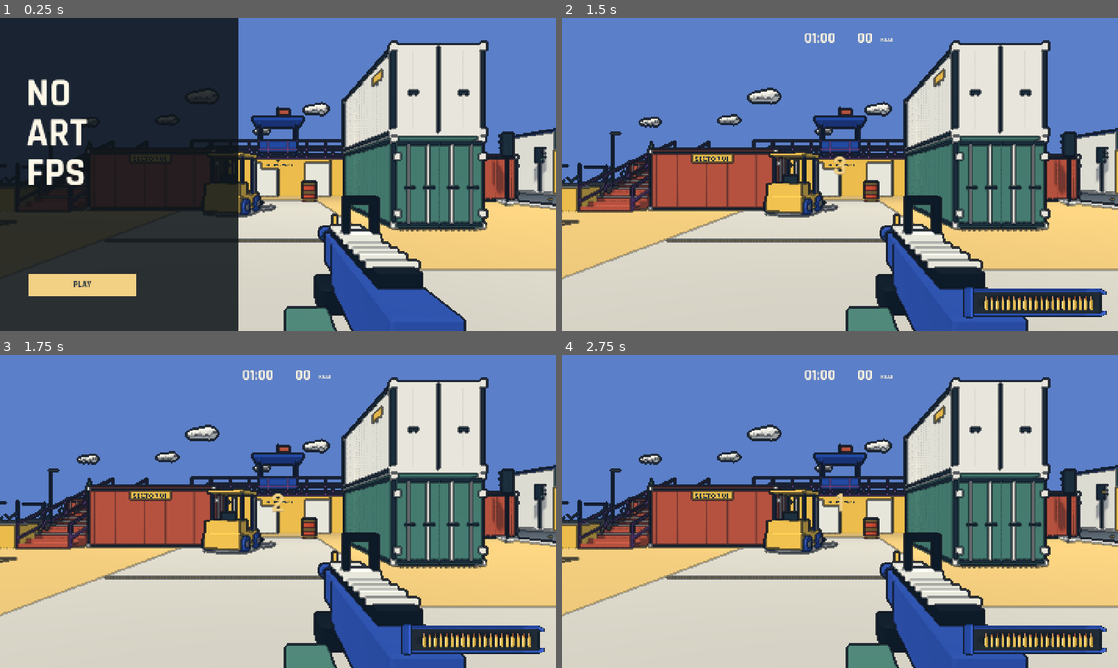
Above: before the commit, frames 1-4 (two rows, left to right).
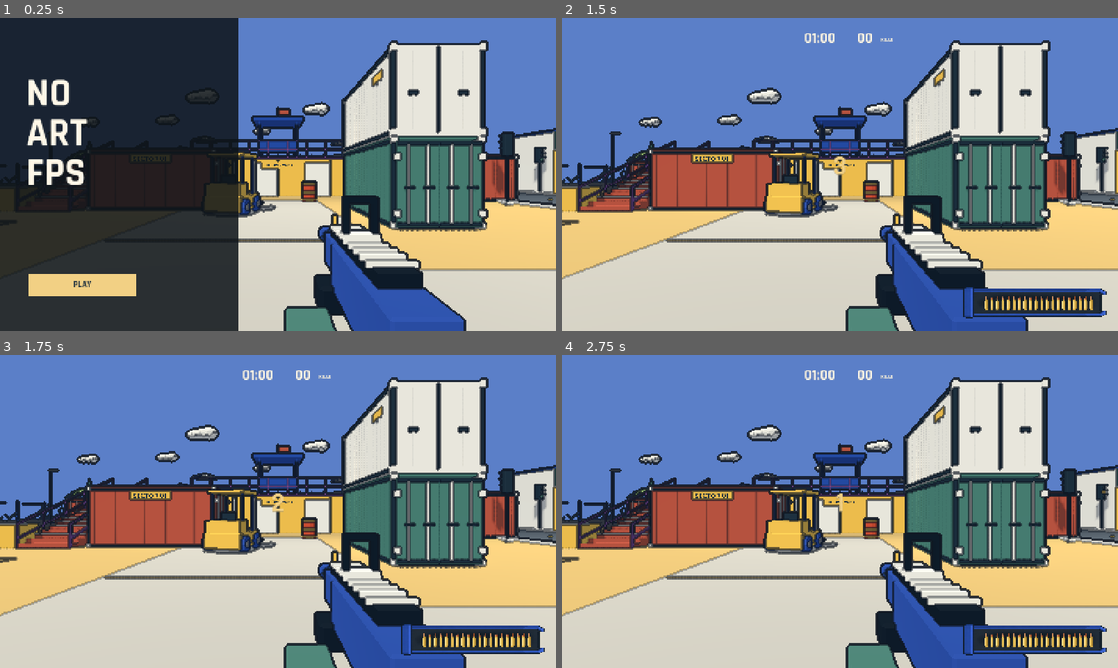
Above: after the commit, the same moments.

Repository: YicongCao/No-Art-FPS
Game: Godot game, scene res://scenes/main.tscn
Two runs of this game, one before a commit and one after it. Both use one fixed random seed, a clock stepped at 60 frames per second and the inputs below. Sound files missing from this copy of the repository are replaced by a short silence.
Inputs (mouse positions are in pixels of both pictures, inside the frame that each line leads up to):
- Up to frame 1 (0.25 s): no input
- Up to frame 2 (1.5 s): click "PLAY" at 0.5 s; tap Enter (restart) at 1.25 s; move the mouse to (867, 174) at 1.27 s; hold W (forward) from 1.28 s (still down); tap Space (jump) at 1.35 s
- Up to frame 3 (1.75 s): keep holding W (forward); tap Space (jump) at 1.52 s
- Up to frame 4 (2.75 s): keep holding W (forward); tap Space (jump) at 1.82, 2.27, 2.3, 2.57 s; tap Enter (restart) at 2 s; move the mouse to (812, 511) at 2.02 s; click (812, 511) at 2.1 s

The runs differ from the first frame. In frame 1, 0.1% of the frame differs, in the area x 42-62%, y 39-44%; in frame 2, 0.3%, in the area x 11-62%, y 37-46%; in frame 3, 0.3%; in frame 4, 0.3%.

Commit message:
Expand upper deck with pool terrace and coconut palms

Diff:
--- a/artifacts/playtest.json
+++ b/artifacts/playtest.json
@@ -1,12 +1,12 @@
 {
-  "baseline_nodes": 973,
+  "baseline_nodes": 2035,
   "duration_game_seconds": 60.0,
-  "frames": 3415,
-  "headshots": 96,
-  "kills": 96,
-  "node_count_at_end": 880,
+  "frames": 3408,
+  "headshots": 86,
+  "kills": 86,
+  "node_count_at_end": 1990,
   "note": "Automated perfect-aim test with scripted repositioning; not human gameplay or long-run validation. Frame intervals include a 60 fps cap.",
   "p95_frame_ms": 16.6666666666667,
   "p99_frame_ms": 16.6666666666667,
-  "shots": 150
+  "shots": 115
 }
--- /dev/null
+++ b/assets/shaders/pool_water.gdshader
@@ -0,0 +1,12 @@
+shader_type spatial;
+render_mode blend_mix, cull_disabled, depth_draw_always;
+
+void fragment() {
+	vec2 ripple_uv = UV * vec2(9.0, 12.0);
+	float ripple = sin(ripple_uv.x * 2.5 + sin(ripple_uv.y * 1.7 + TIME * .6));
+	float glint = smoothstep(.93, .99, ripple) * (.5 + .5 * sin(ripple_uv.y * 2.1 - TIME * .45));
+	ALBEDO = mix(vec3(.08, .62, .68), vec3(.65, .95, .91), glint * .6);
+	ROUGHNESS = .45;
+	SPECULAR = .25;
+	ALPHA = .78;
+}
--- a/scripts/arena.gd
+++ b/scripts/arena.gd
@@ -11,15 +11,18 @@
 var spawn_points: Array[Vector3] = [Vector3(-23,0,-15),Vector3(11,0,-20),Vector3(-23,0,9),Vector3(11,0,10),Vector3(-10,0,21),Vector3(8,0,21),Vector3(26,0,17),Vector3(30,0,3),Vector3(30,0,-10),Vector3(19,0,-18),Vector3(-4,3.1,-11),Vector3(4,3.1,-11)]
 var traffic_lights: Array[Node3D] = []
 var traffic_phase = -1
+var palms: Array[Node3D] = []
+var loungers: Array[Node3D] = []
+var pool: Node3D
 const PALETTE = {"sand":"d5b471", "pavement":"c4bfb2", "net":"668579", "cream":"e5e0d2", "ink":"243440", "red":"b65745", "green":"4d7d70", "purple":"754c87", "blue":"304f9d", "yellow":"e9ba50", "asphalt":"59626a", "timber":"a97c4b", "light":"fff5d3"}
 
 func enemy_zone(point: Vector3) -> String:
-	if point.y>2.5 and point.z<-8 and point.x>-12 and point.x<9:return "deck"
+	if point.y>2.2 and point.z<-8 and point.x>-12 and point.x<9.5:return "deck"
 	if point.x>24 and point.x<36 and point.z>-16 and point.z<9:return "warehouse"
 	return "yard"
 
 func patrol_points(zone: String) -> Array[Vector3]:
-	if zone=="deck":return [Vector3(-4,3.1,-11),Vector3(4,3.1,-11)]
+	if zone=="deck":return [Vector3(-4,3.1,-11),Vector3(-4,3.1,-20),Vector3(6,3.1,-20),Vector3(4,3.1,-11)]
 	return [Vector3(30,0,3),Vector3(30,0,-10)]
 
 func _ready() -> void:
@@ -158,7 +161,7 @@
 	solid(Vector3(-8.8,3,-9.7),Vector3(5.6,.2,2.6),"purple")
 	solid(Vector3(7.1,3,-10),Vector3(2,.2,2),"purple")
 	rail(Vector3(-6.5,3.1,-8.85),Vector3(6.5,3.1,-8.85))
-	rail(Vector3(-6.5,3.1,-13),Vector3(6.5,3.1,-13))
+	pool_terrace()
 	# Blue lookout frame breaks the skyline.
 	for x in [-1.5,1.5]:
 		for z in [-12.5,-10]:solid(Vector3(x,4.55,z),Vector3(.15,3,.15),"blue",false)
@@ -177,6 +180,10 @@
 		solid(p+Vector3(0,1.13,0),Vector3(1.56,.08,1.26),"cream",false)
 	street()
 	warehouse()
+	for p in [Vector3(-22,0,1),Vector3(-22,0,11),Vector3(11,0,21.5),Vector3(33,0,18),Vector3(33,0,-20),Vector3(-23,0,-21)]:
+		var palm = model("palm",p,float(p.x)*.2)
+		palms.append(palm)
+		collider(p+Vector3(0,1.7,0),Vector3(.5,3.4,.5))
 	# Expanded perimeter has no collision walls across the old map boundary.
 	fence(Vector3(-26,0,-24),Vector3(38,0,-24))
 	fence(Vector3(-26,0,24),Vector3(38,0,24))
@@ -212,6 +219,58 @@
 		instance.multimesh = multi
 		if color == "net":instance.cast_shadow = GeometryInstance3D.SHADOW_CASTING_SETTING_OFF
 		add_child(instance)
+
+func pool_terrace() -> void:
+	# Extend the landing into a loop around a shallow pool, keeping both stairs clear.
+	for slab in [
+		[Vector3(-5.5,3,-18),Vector3(7,.2,11)],
+		[Vector3(6.5,3,-18),Vector3(5,.2,11)],
+		[Vector3(1,3,-22.5),Vector3(6,.2,2)],
+		[Vector3(1,3,-13.5),Vector3(6,.2,2)]]:
+		solid(slab[0],slab[1],"cream")
+	for x in [-8.6,8.6]:
+		for z in [-14,-21.6]:solid(Vector3(x,1.5,z),Vector3(.25,3,.25),"blue")
+	rail(Vector3(-9,3.1,-23.5),Vector3(9,3.1,-23.5),"blue")
+	for x in [-9,9]:rail(Vector3(x,3.1,-23.5),Vector3(x,3.1,-12.8),"blue")
+	pool = model("pool",Vector3(1,3.1,-18))
+	# The pool is shallow, has a solid bottom and a ramp under the entry steps.
+	collider(Vector3(1,2.56,-18),Vector3(6,.12,7))
+	for x in [-1.83,3.83]:collider(Vector3(x,2.84,-18),Vector3(.34,.52,7))
+	collider(Vector3(1,2.84,-21.33),Vector3(5.65,.52,.34))
+	for x in [-.93,2.93]:collider(Vector3(x,2.84,-14.67),Vector3(1.79,.52,.34))
+	var ramp = StaticBody3D.new()
+	var shape = CollisionShape3D.new()
+	var convex = ConvexPolygonShape3D.new()
+	var points = PackedVector3Array()
+	for x in [.1,1.9]:
+		points.append(Vector3(x,2.6,-16.2))
+		points.append(Vector3(x,2.6,-14.45))
+		points.append(Vector3(x,3.1,-14.45))
+	convex.points = points
+	shape.shape = convex
+	ramp.add_child(shape)
+	add_child(ramp)
+	var water = MeshInstance3D.new()
+	water.name = "PoolWater"
+	var plane = PlaneMesh.new()
+	plane.size = Vector2(5.25,6.25)
+	water.mesh = plane
+	water.position = Vector3(1,3.015,-18)
+	var shader = ShaderMaterial.new()
+	shader.shader = preload("res://assets/shaders/pool_water.gdshader")
+	water.material_override = shader
+	water.cast_shadow = GeometryInstance3D.SHADOW_CASTING_SETTING_OFF
+	add_child(water)
+	for p in [Vector3(-6.8,3.1,-15.8),Vector3(-6.8,3.1,-19.2),Vector3(7,3.1,-17.4)]:
+		var chair = model("lounger",p,PI/2 if p.x<0 else -PI/2)
+		loungers.append(chair)
+		collider(p+Vector3(0,.4,0),Vector3(2.2,.8,.85))
+	for p in [Vector3(-8,3.1,-17.5),Vector3(8,3.1,-20.5)]:
+		model("parasol",p)
+		collider(p+Vector3(0,1.25,0),Vector3(.12,2.5,.12))
+	for p in [Vector3(-7.2,3.1,-17.5),Vector3(7,3.1,-19.7)]:
+		solid(p+Vector3(0,.38,0),Vector3(.55,.76,.55),"yellow")
+		solid(p+Vector3(0,.79,0),Vector3(.8,.08,.8),"cream")
 
 func bake_navigation() -> void:
 	nav = NavigationRegion3D.new()
@@ -304,7 +363,7 @@
 	# Distribute readable cover without sealing routes to the street.
 	container("red",Vector3(-18,0,-16),true)
 	container("green",Vector3(-18,0,9))
-	container("purple",Vector3(4,0,-20))
+	container("purple",Vector3(-13,0,-21))
 
 func warehouse() -> void:
 	for p in [Vector3(28.5,0,-7),Vector3(29.5,0,-7.7)]:explosive_barrel(p)
--- a/scripts/game.gd
+++ b/scripts/game.gd
@@ -124,6 +124,7 @@
 		if "--movement" in OS.get_cmdline_user_args():test_path = "res://tests/movement_check.gd"
 		if "--magazine" in OS.get_cmdline_user_args():test_path = "res://tests/magazine_check.gd"
 		if "--containers" in OS.get_cmdline_user_args():test_path = "res://tests/container_check.gd"
+		if "--terrace" in OS.get_cmdline_user_args():test_path = "res://tests/terrace_check.gd"
 		var qa = load(test_path).new()
 		qa.game = self
 		add_child(qa)
--- a/tests/expanded_map_check.gd
+++ b/tests/expanded_map_check.gd
@@ -3,6 +3,7 @@
 
 func _ready() -> void:
 	Engine.max_fps = 60
+	game.player.set_process_unhandled_input(false)
 	game.start_run()
 	game.begin_running()
 	game.clear_round()
--- /dev/null
+++ b/tests/terrace_check.gd
@@ -0,0 +1,70 @@
+extends Node
+var game: Node
+
+func _ready() -> void:
+	Engine.max_fps = 60
+	game.player.set_process_unhandled_input(false)
+	game.start_run()
+	game.begin_running()
+	game.clear_round()
+	game.spawn_time = 999
+	game.invulnerable = 999
+	assert(game.arena.palms.size()==6 and game.arena.loungers.size()==3)
+	for target in [Vector3(-4,3.1,-20),Vector3(6,3.1,-20),Vector3(1,3.1,-22.5),Vector3(1,2.62,-18)]:
+		var path = NavigationServer3D.map_get_path(game.arena.nav.get_navigation_map(),Vector3(0,0,10.5),target,true)
+		assert(path.size()>1 and path[-1].distance_to(target)<.7,"Terrace path disconnected: "+str(target))
+	print("TERRACE_NAV_LOOP_POOL_PASS")
+	Input.mouse_mode = Input.MOUSE_MODE_CAPTURED
+	# Walk from the stair landing into the terrace, then down and out of the pool.
+	game.player.position = Vector3(-4,3.15,-11)
+	game.player.rotation.y = 0
+	Input.action_press("forward")
+	await get_tree().create_timer(1.35).timeout
+	Input.action_release("forward")
+	assert(game.player.position.z<-19 and game.player.position.y>2.9,"Landing route must reach terrace")
+	game.player.position = Vector3(1,3.15,-13.5)
+	game.player.velocity = Vector3.ZERO
+	Input.action_press("forward")
+	await get_tree().create_timer(.65).timeout
+	Input.action_release("forward")
+	assert(game.player.position.z<-16 and game.player.position.y<2.8 and game.player.position.y>2.4,"Pool has a walkable shallow bottom")
+	game.player.rotation.y = PI
+	Input.action_press("forward")
+	await get_tree().create_timer(1.1).timeout
+	Input.action_release("forward")
+	print("POOL_EXIT ",game.player.position)
+	assert(game.player.position.z>-14.5 and game.player.position.y>2.95,"Pool ramp must allow exit without jumping")
+	print("TERRACE_WALK_POOL_EXIT_PASS")
+	# A trunk is solid; broad leaves remain above the walking area.
+	var palm = game.arena.palms[0]
+	game.player.position = palm.position+Vector3(0,.05,2)
+	game.player.rotation.y = 0
+	game.player.velocity = Vector3.ZERO
+	Input.action_press("forward")
+	await get_tree().create_timer(.5).timeout
+	Input.action_release("forward")
+	assert(game.player.position.z>palm.position.z+.45,"Palm trunk must stop the player")
+	print("TERRACE_PALM_COLLISION_PASS")
+	game.player.enabled = false
+	game.set_physics_process(false)
+	game.rules.elapsed = 13
+	game.ammo = 16
+	await shot("pool-terrace",Vector3(-6,4.75,-12.9),Vector3(1.5,3.4,-18.5))
+	await shot("pool-loungers",Vector3(3,4.75,-12.5),Vector3(-4.5,3.7,-18.5))
+	await shot("pool-entry",Vector3(1,4.75,-13.7),Vector3(1,3,-18))
+	await shot("palms-yard",Vector3(-15,1.7,17),Vector3(-22,3,4))
+	game.state = "RESULTS"
+	game.clear_round()
+	await get_tree().create_timer(.3).timeout
+	print("TERRACE_CHECK_PASS")
+	get_tree().quit()
+
+func shot(filename: String, eye: Vector3, target: Vector3) -> void:
+	if DisplayServer.get_name()=="headless":return
+	game.player.position = eye-Vector3(0,1.65,0)
+	var dir = eye.direction_to(target)
+	game.player.rotation.y = atan2(-dir.x,-dir.z)
+	game.player.pitch = asin(dir.y)
+	await get_tree().create_timer(.15).timeout
+	await RenderingServer.frame_post_draw
+	get_viewport().get_texture().get_image().save_png("res://artifacts/"+filename+".png")
Binary file changed: artifacts/combat-explosion.png
Binary file changed: artifacts/combat-warning.png
Binary file changed: artifacts/container-closed.png
Binary file changed: artifacts/container-open.png
Binary file changed: artifacts/enemy-crossing.png
Binary file changed: artifacts/expanded-yard.png
Binary file changed: artifacts/gameplay-05.png
Binary file changed: artifacts/gameplay-20.png
Binary file changed: artifacts/gameplay-38.png
Binary file changed: artifacts/gameplay-55.png
Binary file changed: artifacts/knife-raised.png
Binary file changed: artifacts/knife-slash.png
(and 23 more such lines)
